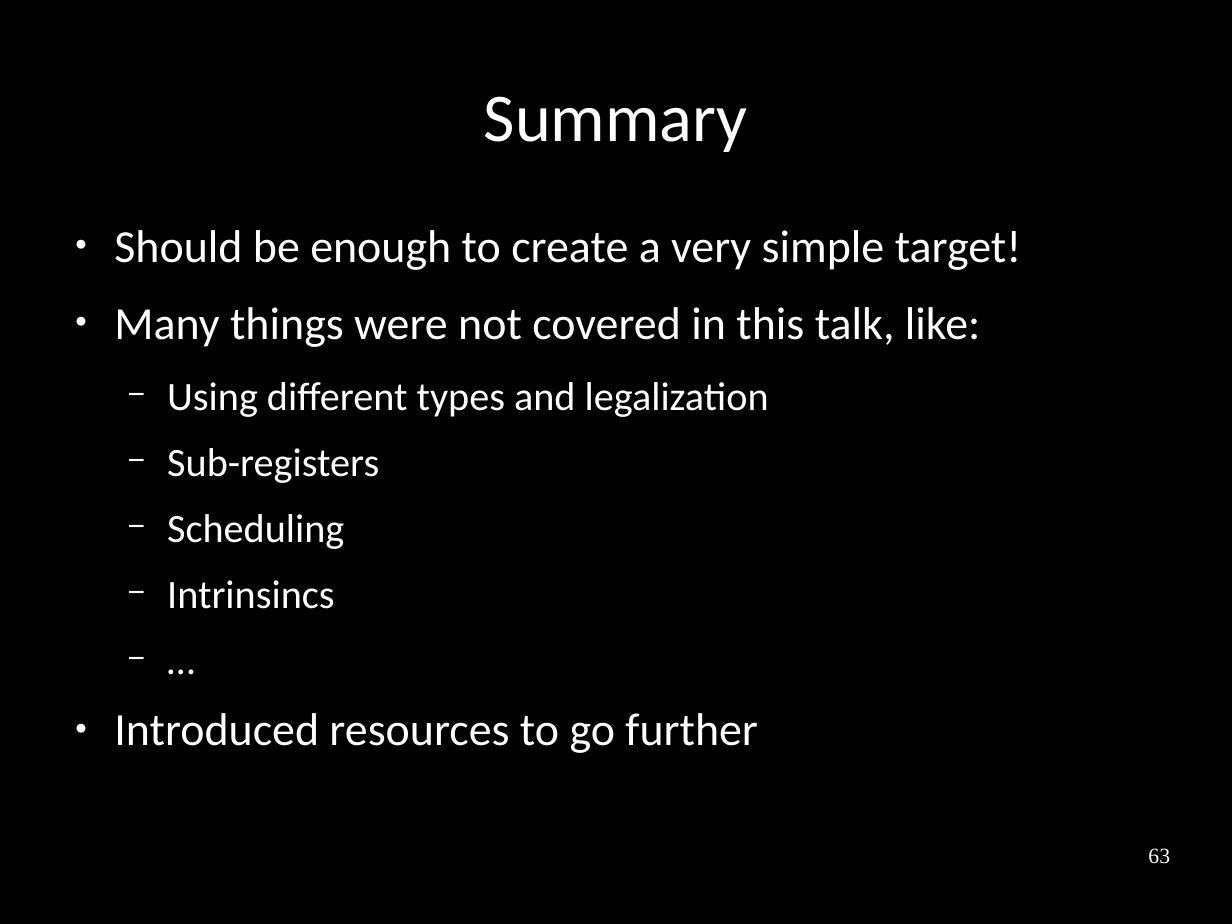
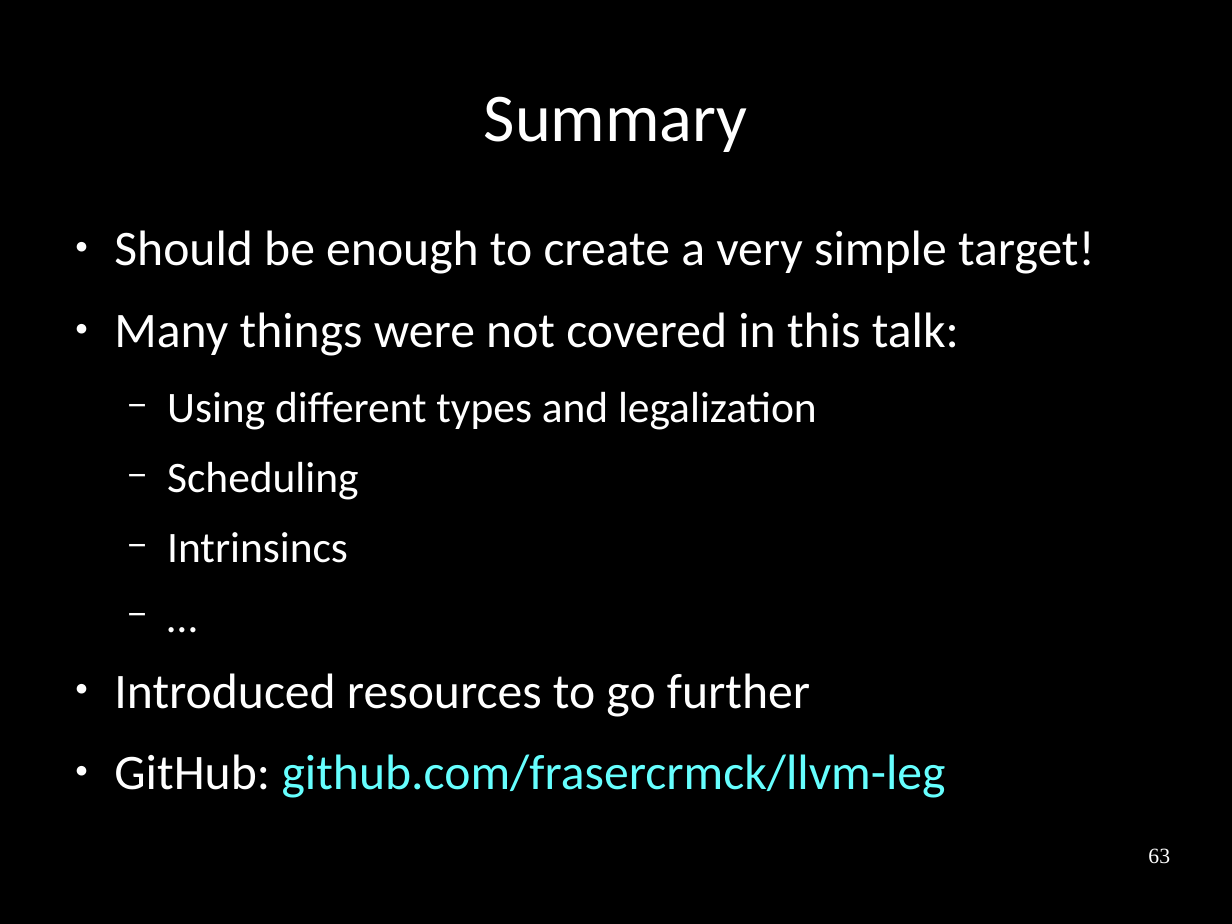
Before and after one commit to frasercrmck/llvm-leg, a slide deck: slide 63 of docs/Codeplay/Slides.odp. Drawn at 1232x924 pixels with LibreOffice and Linux fonts; fonts in the diff are those of the drawing. Boxes give left, top, right and bottom in pixels: in the first picture for what was removed or moved away, otherwise in the second. Text is boxed around its words. In the diff, an @@ line names an element or a change of style, - is before the commit and + after.

Commit message:
Added github url at end of talk too.

```diff
--- a/docs/Codeplay/Slides.odp
+++ b/docs/Codeplay/Slides.odp
@@ text at [114, 230, 1095, 717]: size 29.6 to 32 pt in "Should be enough to create a very ...", "Introduced resources to go further"; size 25.9 to 28 pt in "Using different types and legalization", "Scheduling", "Intrinsincs", "…" @@
@@ text at [114, 312, 959, 356]: text changed; size 29.6 to 32 pt @@
-● Many things were not covered in this talk, like:
+● Many things were not covered in this talk:
@@ text at [167, 448, 379, 483]: paragraph removed @@
-  − Sub-registers
@@ text at [114, 754, 946, 798]: paragraph added @@
+● GitHub: github.com/frasercrmck/llvm-leg
```
